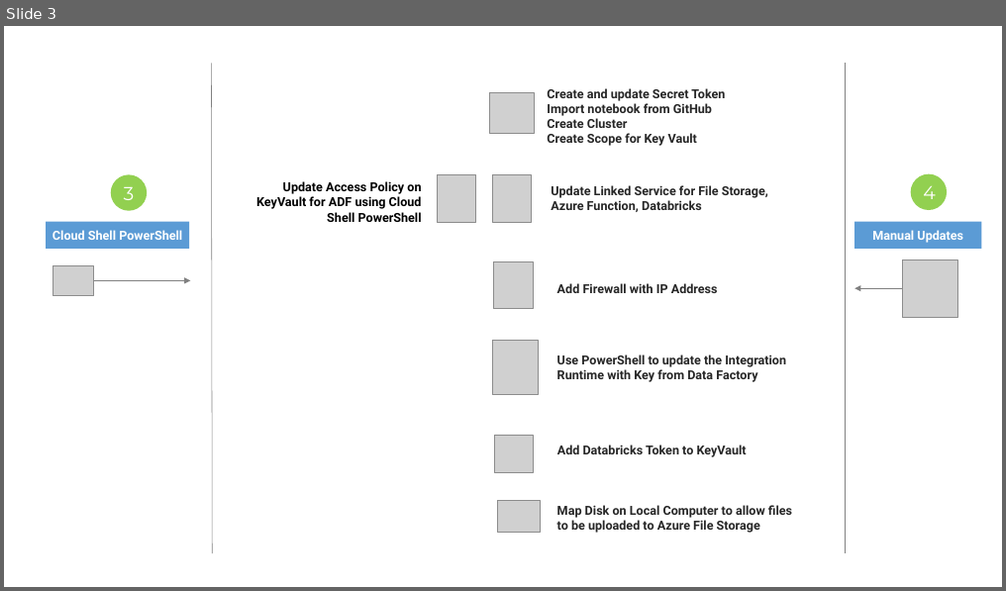
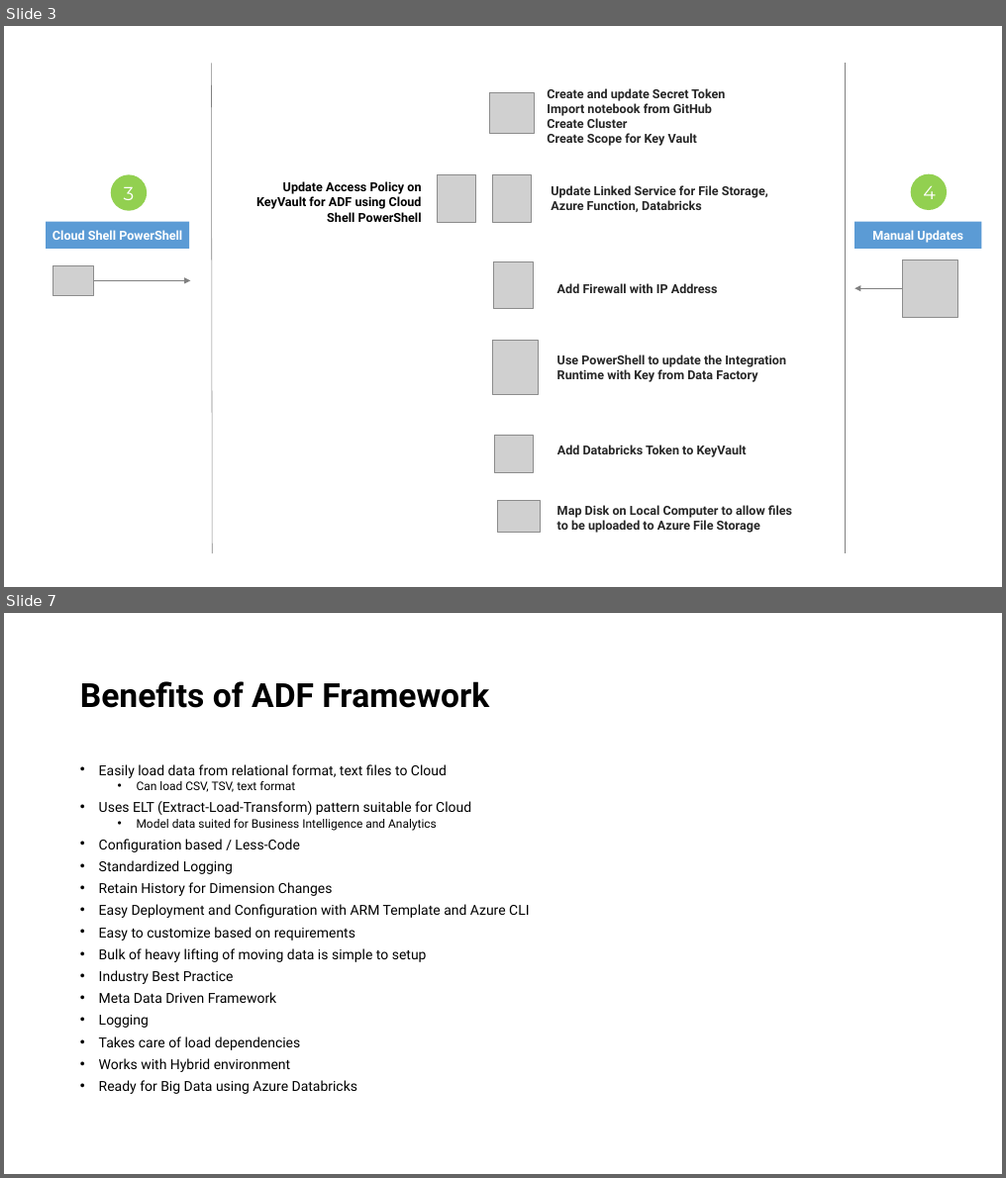
Before and after one commit to rahulunlimited/adflab, a slide deck: docs/ADFLab Design Pattern.pptx. Shown one above the other, each under a label of ours: slide 3 before the commit, slides 3 and 7 after it; the slides between them are not shown. The pictures are 1006x591 and 1006x1178 pixels, drawn with LibreOffice and Linux fonts; fonts in the diff are those of the drawing; grey boxes stand for pictures. Boxes give left, top, right and bottom in pixels: in the first picture for what was removed or moved away, otherwise in the second. Text is boxed around its words. In the diff, an @@ line names an element or a change of style, - is before the commit and + after.

```diff
--- a/docs/ADFLab Design Pattern.pptx
+++ b/docs/ADFLab Design Pattern.pptx
@@ slide 7 added at [4, 613, 1002, 1174], background #FFFFFF @@
@@ title added at [80, 681, 489, 708], 32 pt, text #000000, bold @@
+Benefits of ADF Framework
@@ text added at [99, 764, 529, 1094], 13.3 pt, text #000000 @@
+• Easily load data from relational format, text files to Cloud
+  • Can load CSV, TSV, text format
+• Uses ELT (Extract-Load-Transform) pattern suitable for Cloud
+  • Model data suited for Business Intelligence and Analytics
+• Configuration based / Less-Code
+• Standardized Logging
+• Retain History for Dimension Changes
+• Easy Deployment and Configuration with ARM Template and Azure CLI
+• Easy to customize based on requirements
+• Bulk of heavy lifting of moving data is simple to setup
+• Industry Best Practice
+• Meta Data Driven Framework
+• Logging
+• Takes care of load dependencies
+• Works with Hybrid environment
+• Ready for Big Data using Azure Databricks
```
Also in this commit, not shown: 1 slide changed, 3 other slides added.
